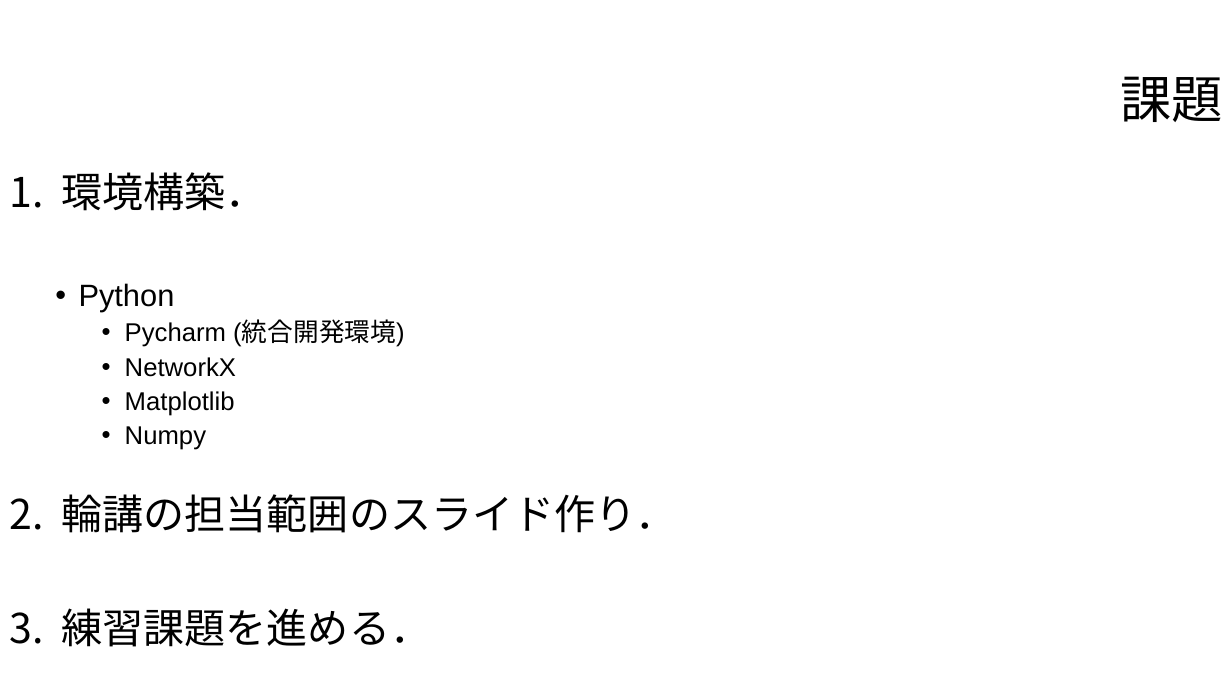
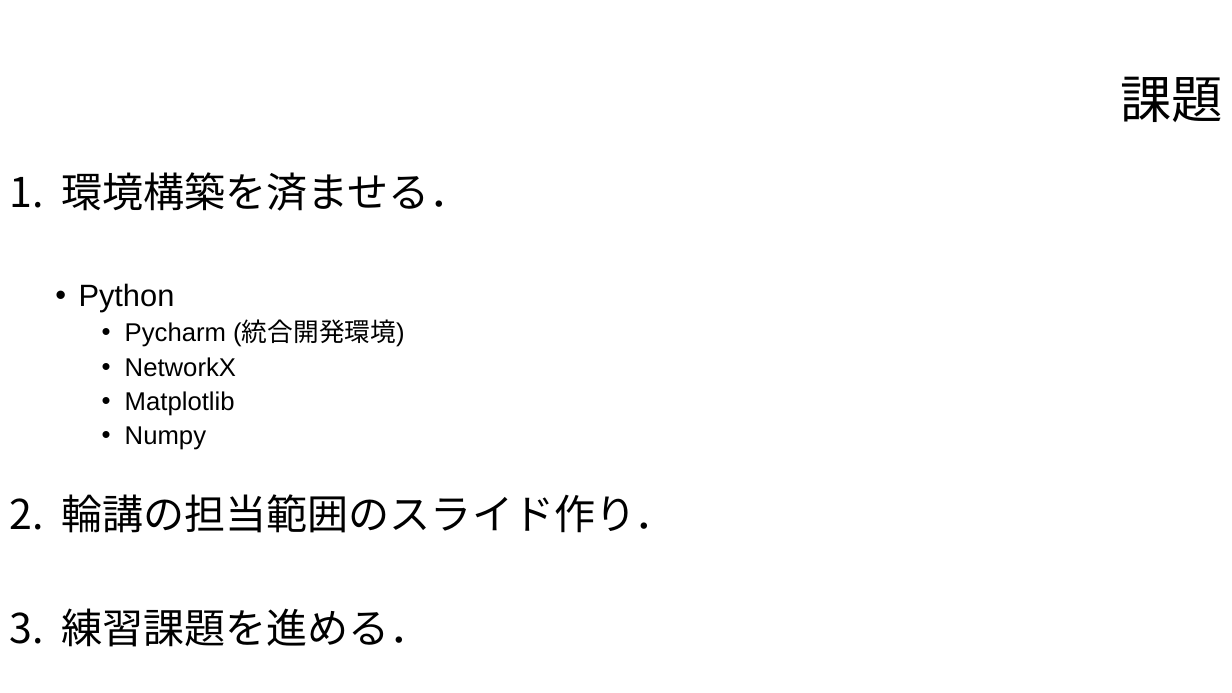
Before and after one commit to hiragaatsuya/trial_shudolab_2019, a slide deck: slide 13 of 第1回スライド.pptx (slide 16 before the commit). Drawn at 1232x693 pixels with LibreOffice and Linux fonts; fonts in the diff are those of the drawing; background and template pictures are left out. Boxes give left, top, right and bottom in pixels: in the first picture for what was removed or moved away, otherwise in the second. Text is boxed around its words. In the diff, an @@ line names an element or a change of style, - is before the commit and + after.

```diff
--- a/第1回スライド.pptx
+++ b/第1回スライド.pptx
@@ text at <box>61,172,471,211</box>: text changed @@
-1. 環境構築．
+1. 環境構築を済ませる．
```
Also in this commit, not shown: 6 other slides changed, 2 slides added, 5 slides removed, 2 other files.
